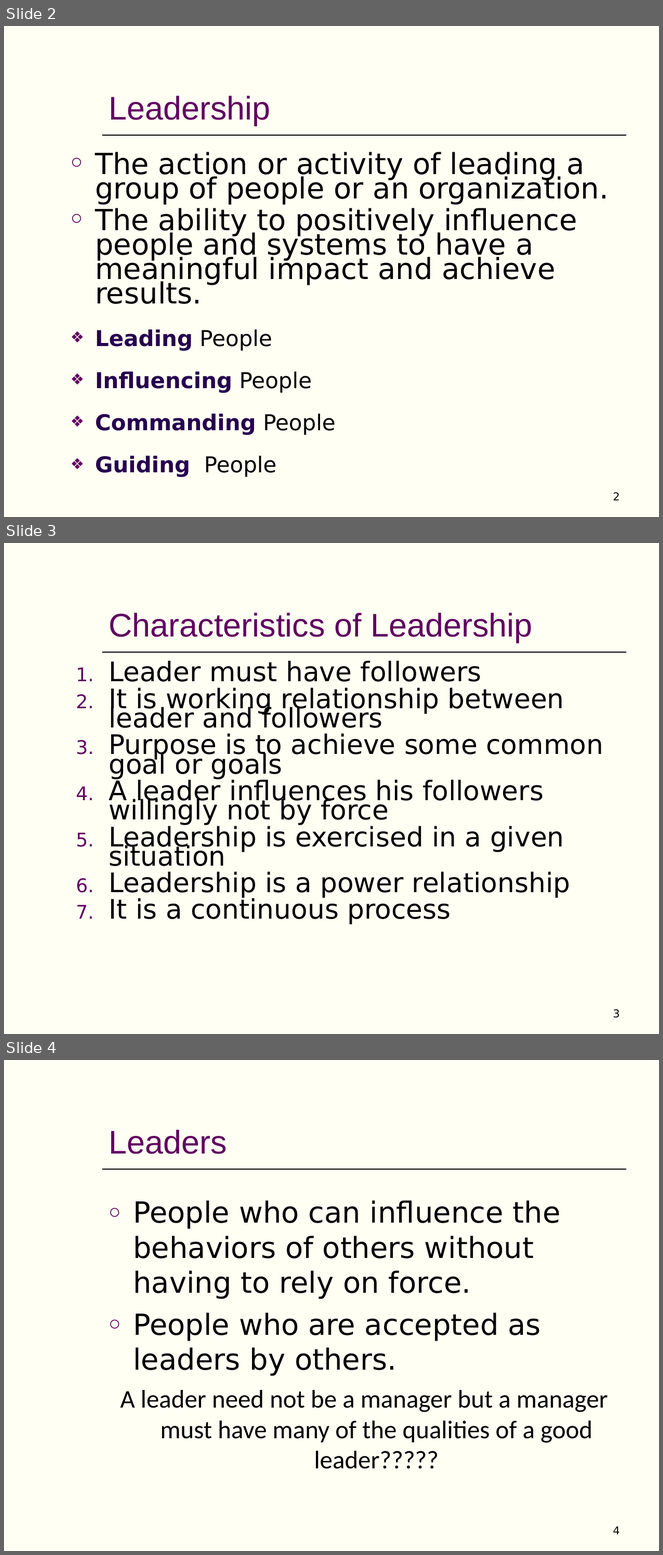
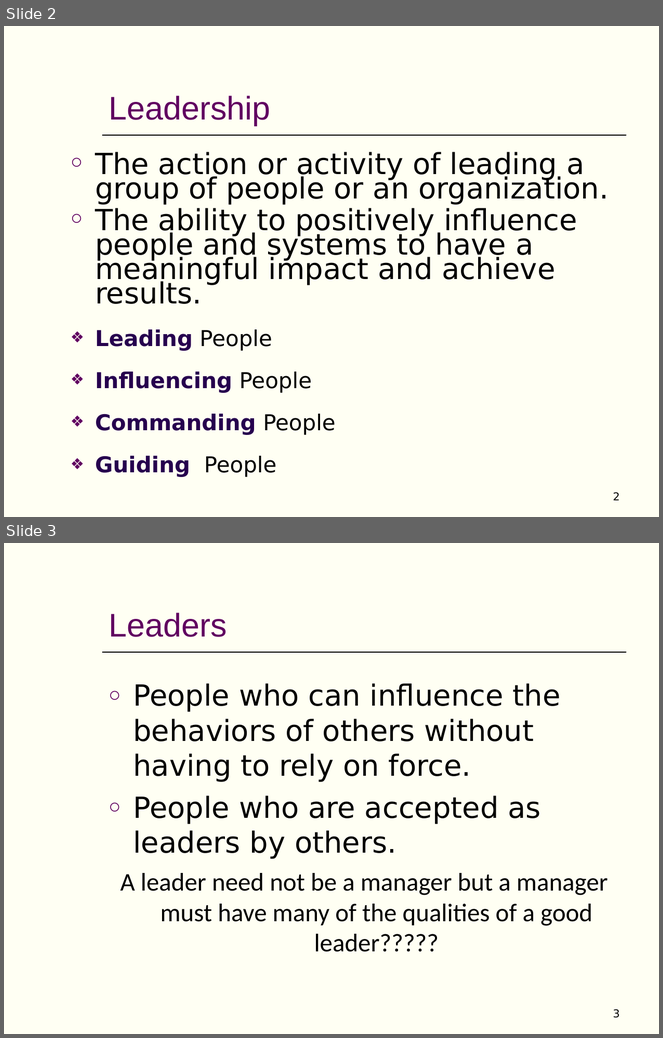
Before and after one commit to AbdullahRFA/3_2_ALL_Resources, a slide deck: Management & Accounting /Management/Chapter-17 (MGT) (Short).ppt. Shown one above the other, each under a label of ours: slides 2, 3 and 4 before the commit, slides 2 and 3 after it. The pictures are 663x1555 and 663x1038 pixels, drawn with LibreOffice and Linux fonts; fonts in the diff are those of the drawing. Boxes give left, top, right and bottom in pixels: in the first picture for what was removed or moved away, otherwise in the second. Text is boxed around its words. In the diff, an @@ line names an element or a change of style, - is before the commit and + after.

```diff
--- a/Management & Accounting /Management/Chapter-17 (MGT) (Short).ppt
+++ b/Management & Accounting /Management/Chapter-17 (MGT) (Short).ppt
@@ slide 3 removed at (4, 543, 659, 1034), background #FFFFF3; not listed: 3 template elements that a slide beside it also shows @@
@@ title removed at (109, 613, 533, 642) @@
-Characteristics of Leadership
@@ text removed at (109, 661, 604, 925) @@
-1. Leader must have followers
-2. It is working relationship between leader and followers
-3. Purpose is to achieve some common goal or goals
-4. A leader influences his followers willingly not by force
-5. Leadership is exercised in a given situation
-6. Leadership is a power relationship
-7. It is a continuous process
@@ page number removed at (613, 1009, 620, 1018) @@
-3
@@ what was slide 4 is now slide 3 @@
@@ page number at (613, 1009, 620, 1018): text changed @@
-4
+3
```
Also in this commit, not shown: 2 slides changed, 1 slide added, 2 other slides removed, 7 other files.
